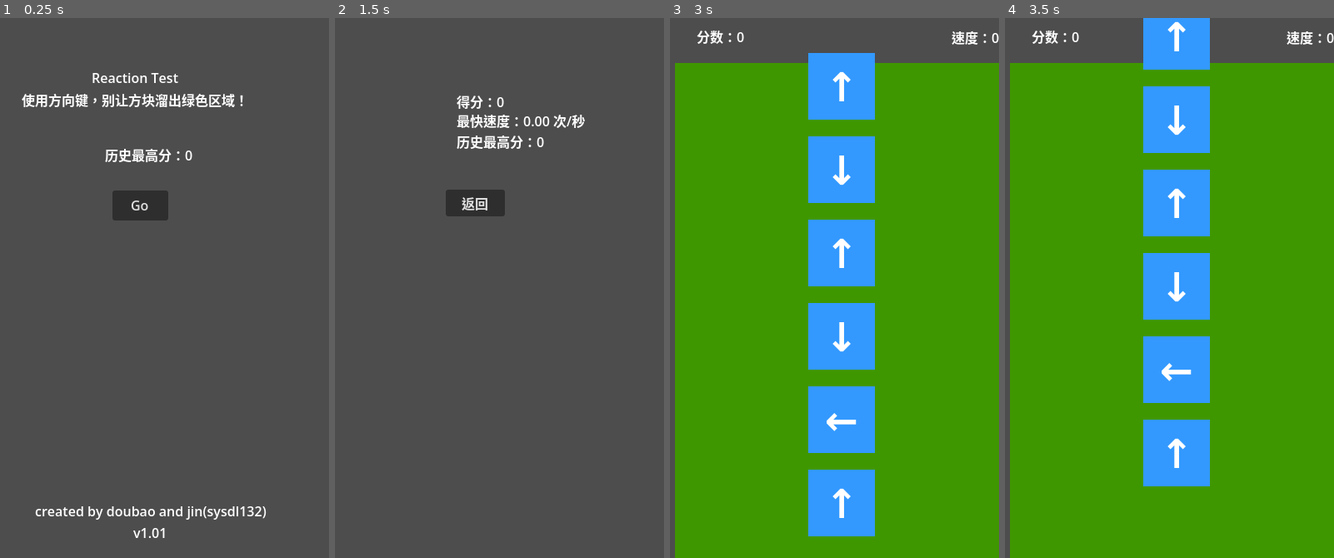
Above: before the commit, frames 1-4 (left to right).
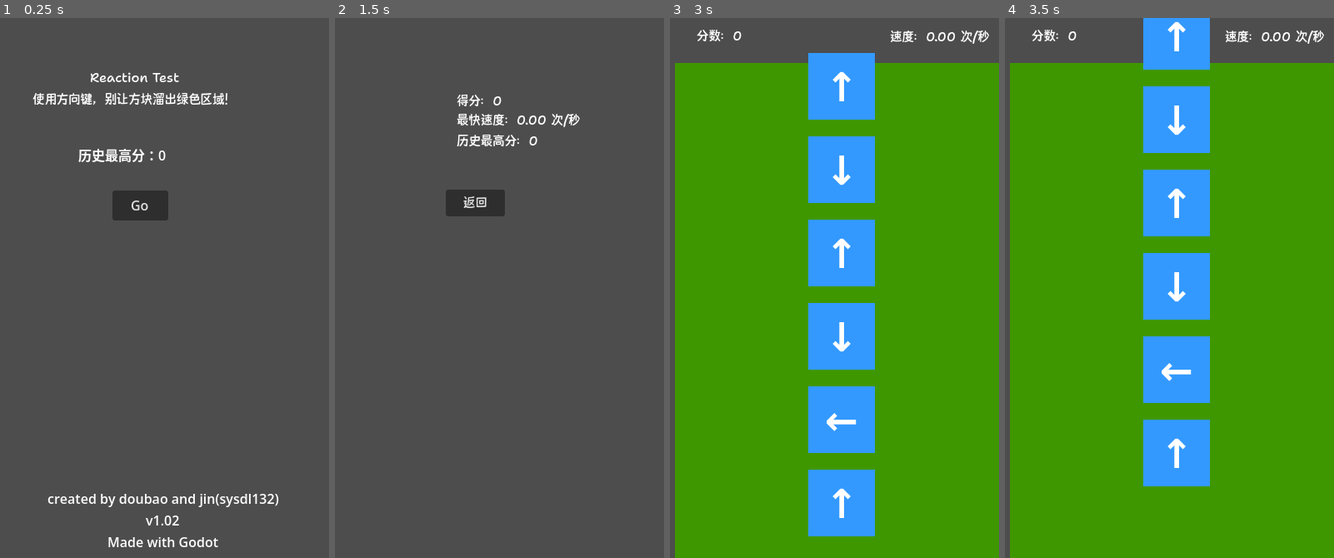
Above: after the commit, the same moments.

Repository: sysdl132/reaction-test
Game: Godot game, scene res://main.tscn
Two runs of this game, one before a commit and one after it. Both use one fixed random seed, a clock stepped at 60 frames per second and the inputs below.
Inputs:
- Up to frame 1 (0.25 s): no input
- Up to frame 2 (1.5 s): click "Go" at 0.5 s; tap Enter at 1.25 s; hold Right from 1.28 s (still down)
- Up to frame 3 (3 s): release Right at 2 s; click "返回" at 2 s; click "Go" at 2.75 s
- Up to frame 4 (3.5 s): no input

The runs differ from the first frame. In frame 1, 3.4% of the frame differs, in the area x 6-85%, y 10-98%; in frame 2, 1.3%; in frame 3, 0.6%; in frame 4, 0.6%.

Commit message:
prevent texts to become squares

Diff:
--- a/main.tscn
+++ b/main.tscn
@@ -1,6 +1,29 @@
 [gd_scene format=3 uid="uid://c6ip2cobd6ugx"]
 
 [ext_resource type="Script" uid="uid://b7eeoqaaefplj" path="res://main.gd" id="1_ig7tw"]
+[ext_resource type="FontFile" uid="uid://npilghcqin8v" path="res://font.ttf" id="2_0xm2m"]
+
+[sub_resource type="Theme" id="Theme_h2yge"]
+default_font = ExtResource("2_0xm2m")
+
+[sub_resource type="Theme" id="Theme_1bvp3"]
+
+[sub_resource type="SystemFont" id="SystemFont_0xm2m"]
+subpixel_positioning = 0
+
+[sub_resource type="Theme" id="Theme_lquwl"]
+
+[sub_resource type="Theme" id="Theme_7mycd"]
+
+[sub_resource type="Theme" id="Theme_272bh"]
+
+[sub_resource type="Theme" id="Theme_5vw27"]
+
+[sub_resource type="Theme" id="Theme_kek77"]
+
+[sub_resource type="Theme" id="Theme_4c57u"]
+
+[sub_resource type="Theme" id="Theme_efxa6"]
 
 [node name="Main" type="Node2D" unique_id=1176081014]
 script = ExtResource("1_ig7tw")
@@ -17,16 +40,19 @@
 offset_top = 60.0
 offset_right = 303.0
 offset_bottom = 110.0
+theme = SubResource("Theme_h2yge")
 text = "Reaction Test
 使用方向键，别让方块溜出绿色区域！"
 horizontal_alignment = 1
 
 [node name="HighScoreLabel" type="Label" parent="StartMenu" unique_id=1346023565]
 layout_mode = 0
-offset_left = 131.0
+offset_left = 99.0
 offset_top = 152.0
-offset_right = 216.0
+offset_right = 184.0
 offset_bottom = 175.0
+theme = SubResource("Theme_1bvp3")
+theme_override_fonts/font = SubResource("SystemFont_0xm2m")
 horizontal_alignment = 1
 max_lines_visible = 1
 
@@ -40,12 +66,13 @@
 
 [node name="Label" type="Label" parent="StartMenu" unique_id=370873922]
 layout_mode = 0
-offset_left = 47.0
-offset_top = 580.0
-offset_right = 325.0
-offset_bottom = 629.0
+offset_left = 62.0
+offset_top = 565.0
+offset_right = 340.0
+offset_bottom = 640.0
 text = "created by doubao and jin(sysdl132)
-v1.01"
+v1.02
+Made with Godot"
 horizontal_alignment = 1
 
 [node name="GameUI" type="Control" parent="." unique_id=159760189]
@@ -61,13 +88,17 @@
 offset_top = 10.0
 offset_right = 97.0
 offset_bottom = 33.0
+theme = SubResource("Theme_lquwl")
+theme_override_fonts/font = ExtResource("2_0xm2m")
 
 [node name="SpeedLabel" type="Label" parent="GameUI" unique_id=509778391]
 layout_mode = 0
-offset_left = 343.0
+offset_left = 269.0
 offset_top = 11.0
-offset_right = 398.0
+offset_right = 324.0
 offset_bottom = 34.0
+theme = SubResource("Theme_7mycd")
+theme_override_fonts/font = ExtResource("2_0xm2m")
 
 [node name="GameArea" type="ColorRect" parent="GameUI" unique_id=673176870]
 layout_mode = 1
@@ -97,6 +128,8 @@
 offset_top = 88.0
 offset_right = 191.0
 offset_bottom = 111.0
+theme = SubResource("Theme_272bh")
+theme_override_fonts/font = ExtResource("2_0xm2m")
 
 [node name="FinalSpeed" type="Label" parent="GameOverUI" unique_id=1560113752]
 layout_mode = 0
@@ -104,6 +137,8 @@
 offset_top = 111.0
 offset_right = 191.0
 offset_bottom = 134.0
+theme = SubResource("Theme_5vw27")
+theme_override_fonts/font = ExtResource("2_0xm2m")
 
 [node name="BestScore" type="Label" parent="GameOverUI" unique_id=1153319834]
 layout_mode = 0
@@ -111,6 +146,8 @@
 offset_top = 136.0
 offset_right = 191.0
 offset_bottom = 159.0
+theme = SubResource("Theme_kek77")
+theme_override_fonts/font = ExtResource("2_0xm2m")
 
 [node name="NewRecord" type="Label" parent="GameOverUI" unique_id=802834370]
 layout_mode = 0
@@ -118,6 +155,8 @@
 offset_top = 158.0
 offset_right = 191.0
 offset_bottom = 181.0
+theme = SubResource("Theme_4c57u")
+theme_override_fonts/font = ExtResource("2_0xm2m")
 
 [node name="BackButton" type="Button" parent="GameOverUI" unique_id=1837170313]
 layout_mode = 0
@@ -125,6 +164,8 @@
 offset_top = 206.0
 offset_right = 209.0
 offset_bottom = 238.0
+theme = SubResource("Theme_efxa6")
+theme_override_fonts/font = ExtResource("2_0xm2m")
 text = "返回"
 
 [connection signal="pressed" from="StartMenu/StartButton" to="." method="_on_start_button_pressed"]
Not shown, changed: export_presets.cfg
Binary file added: font.ttf
Not shown, added: font.ttf.import
